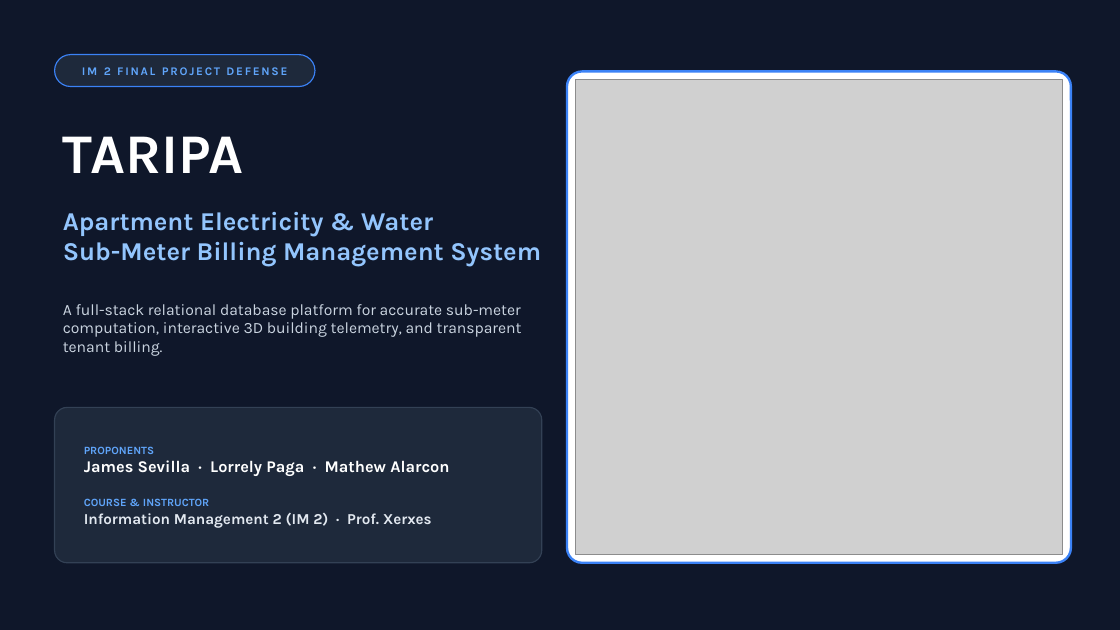
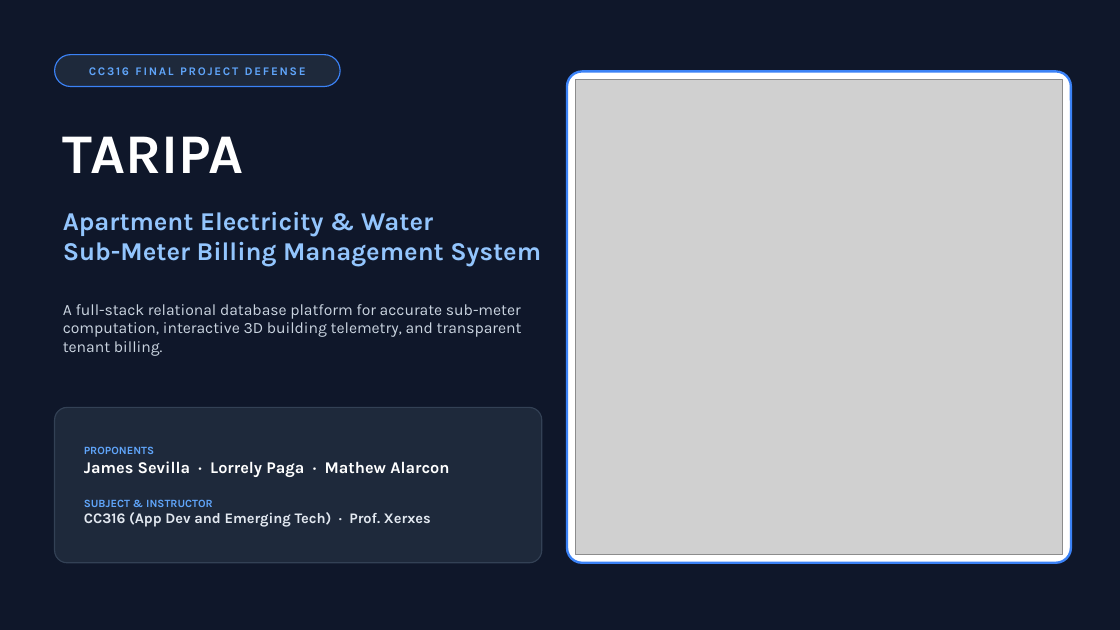
Before and after one commit to jsevilla-dev/TARIPA, a slide deck: slide 1 of TARIPA_Defense_Presentation.pptx. Drawn at 1120x630 pixels with LibreOffice and Linux fonts; fonts in the diff are those of the drawing; grey boxes stand for pictures. Boxes give left, top, right and bottom in pixels: in the first picture for what was removed or moved away, otherwise in the second. Text is boxed around its words. In the diff, an @@ line names an element or a change of style, - is before the commit and + after.

Commit message:
docs(pptx): update course/subject to CC316 (App Dev and Emerging Tech)

```diff
--- a/TARIPA_Defense_Presentation.pptx
+++ b/TARIPA_Defense_Presentation.pptx
@@ rounded rectangle: place and size @@
-rounded rectangle at [55, 55, 315, 87]
+rounded rectangle at [55, 55, 340, 87]
@@ text at [89, 67, 306, 75]: text changed @@
-IM 2 FINAL PROJECT DEFENSE
+CC316 FINAL PROJECT DEFENSE
@@ text at [84, 446, 449, 527]: text changed; size 13 to 12.5 pt @@
-PROPONENTS
-James Sevilla · Lorrely Paga · Mathew Alarcon
-COURSE & INSTRUCTOR
-Information Management 2 (IM 2) · Prof. Xerxes
+PROPONENTS
+James Sevilla · Lorrely Paga · Mathew Alarcon
+SUBJECT & INSTRUCTOR
+CC316 (App Dev and Emerging Tech) · Prof. Xerxes
```
Also in this commit, not shown: 1 other file.
